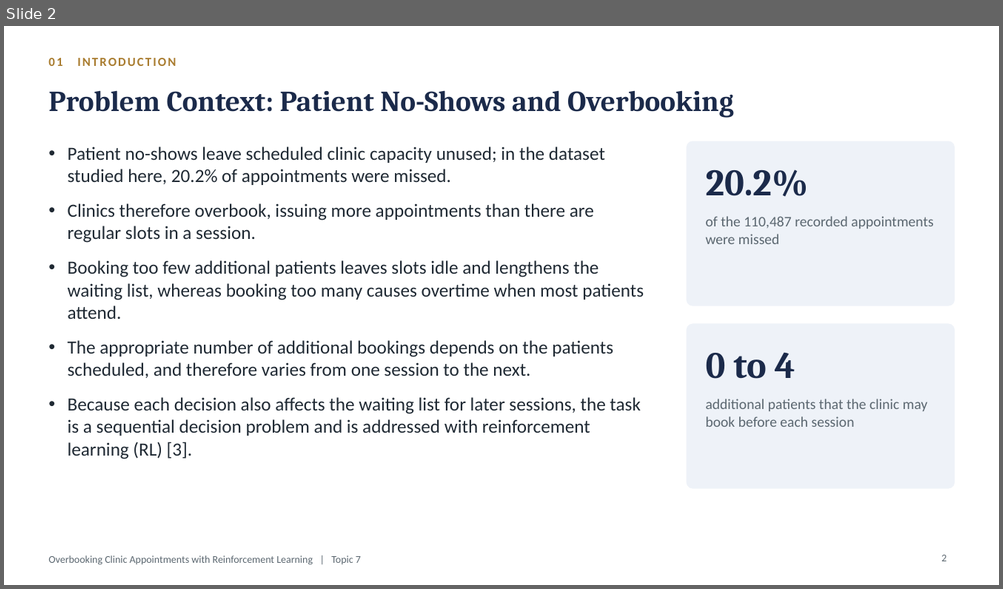
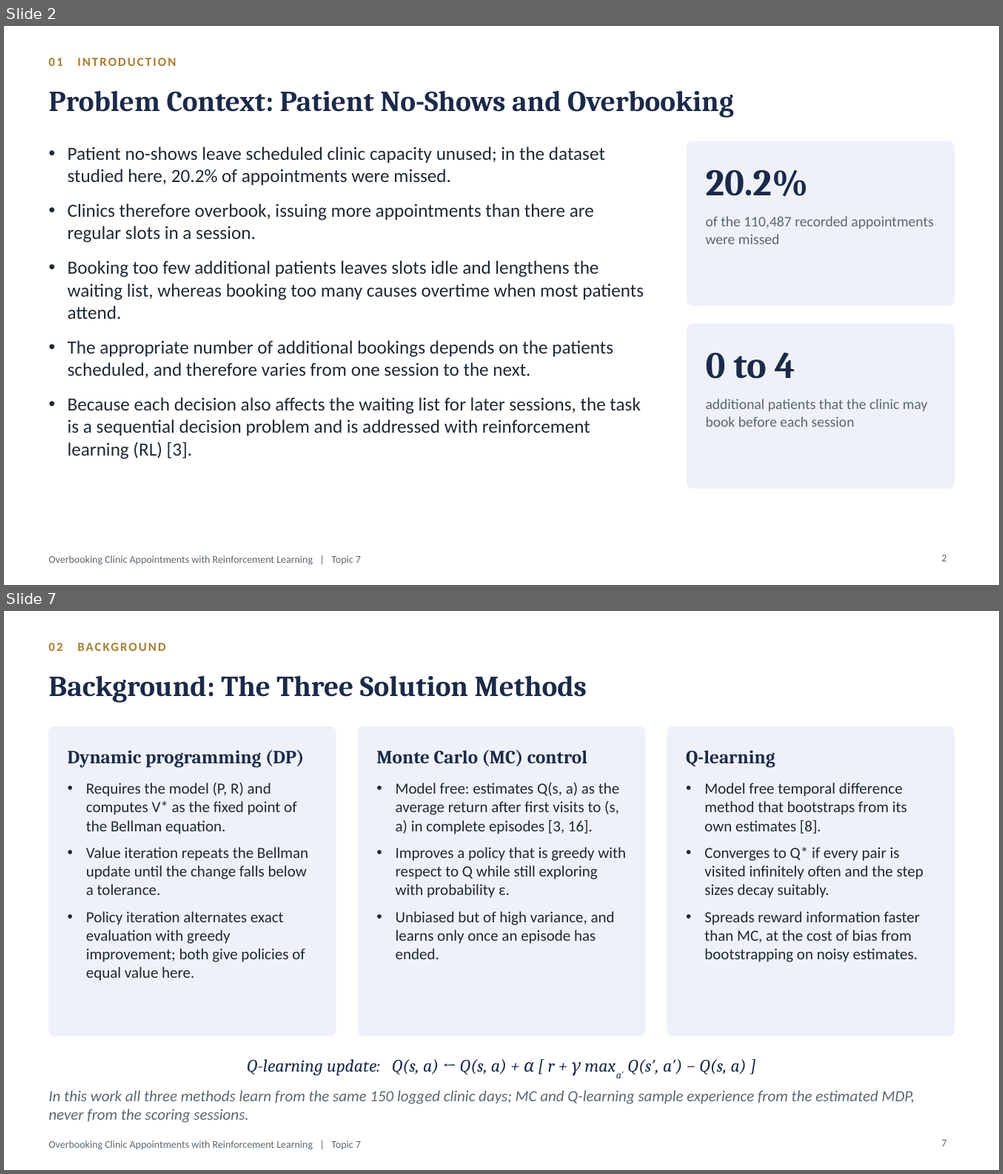
Before and after one commit to Nagasai-Datta/ml_lab, a slide deck: topic7/presentation/23BCE0757_THEORY_DA.pptx. Shown one above the other, each under a label of ours: slide 2 before the commit, slides 2 and 7 after it; the slides between them are not shown. The pictures are 1003x589 and 1003x1174 pixels, drawn with LibreOffice and Linux fonts; fonts in the diff are those of the drawing. Boxes give left, top, right and bottom in pixels: in the first picture for what was removed or moved away, otherwise in the second. Text is boxed around its words. In the diff, an @@ line names an element or a change of style, - is before the commit and + after.

Commit message:
Presentation: 21 slides, added related work, background and schedules, title 23BCE0757_THEORY_DA

```diff
--- a/topic7/presentation/23BCE0757_THEORY_DA.pptx
+++ b/topic7/presentation/23BCE0757_THEORY_DA.pptx
@@ slide 7 added at <box>4,611,999,1170</box>, background #FFFFFF; not listed: 1 template element that a slide beside it also shows @@
@@ text added at <box>48,643,214,703</box>, 12 pt, text #A97C2F, bold @@
+02 BACKGROUND
@@ title added at <box>221,675,586,697</box>, 28 pt, text #1B2A4A, bold @@
+Background: The Three Solution Methods
@@ rounded rectangle added at <box>48,726,336,1037</box>, fill #EEF2F8, outline #EEF2F8 1 pt @@
@@ rounded rectangle added at <box>358,726,644,1037</box>, fill #EEF2F8, outline #EEF2F8 1 pt @@
@@ rounded rectangle added at <box>667,726,954,1037</box>, fill #EEF2F8, outline #EEF2F8 1 pt @@
@@ text added at <box>68,750,304,768</box>, 18 pt, text #1B2A4A, bold @@
+Dynamic programming (DP)
@@ text added at <box>376,750,587,766</box>, 18 pt, text #1B2A4A, bold @@
+Monte Carlo (MC) control
@@ text added at <box>686,750,774,768</box>, 18 pt, text #1B2A4A, bold @@
+Q-learning
@@ text added at <box>86,783,308,981</box>, 15 pt, text #1F2933 @@
+• Requires the model (P, R) and computes V* as the fixed point of the Bellman equation.
+• Value iteration repeats the Bellman update until the change falls below a tolerance.
+• Policy iteration alternates exact evaluation with greedy improvement; both give policies of equal value here.
@@ text added at <box>395,783,626,960</box>, 15 pt, text #1F2933 @@
+• Model free: estimates Q(s, a) as the average return after first visits to (s, a) in complete episodes [3, 16].
+• Improves a policy that is greedy with respect to Q while still exploring with probability ε.
+• Unbiased but of high variance, and learns only once an episode has ended.
@@ text added at <box>704,783,923,963</box>, 15 pt, text #1F2933 @@
+• Model free temporal difference method that bootstraps from its own estimates [8].
+• Converges to Q* if every pair is visited infinitely often and the step sizes decay suitably.
+• Spreads reward information faster than MC, at the cost of bias from bootstrapping on noisy estimates.
@@ text added at <box>247,1059,746,1076</box>, 17 pt, text #1B2A4A, italic @@
+Q-learning update: Q(s, a) ← Q(s, a) + α [ r + γ maxa′ Q(s′, a′) − Q(s, a) ]
@@ text added at <box>48,1091,915,1123</box>, 15 pt, text #5B6770, italic @@
+In this work all three methods learn from the same 150 logged clinic days; MC and Q-learning sample experience from the estimated MDP, never from the scoring sessions.
@@ page number added at <box>941,1140,946,1147</box>, 10 pt, text #5B6770 @@
+7
```
Also in this commit, not shown: 14 slides changed, 3 other slides added, 1 slide removed, 5 other files.
